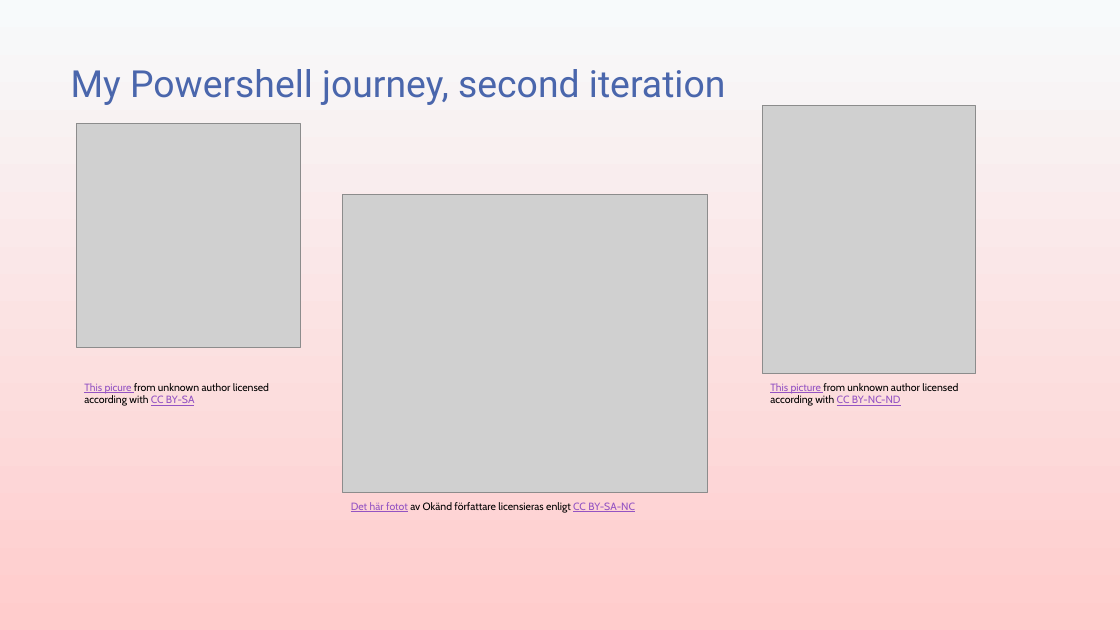
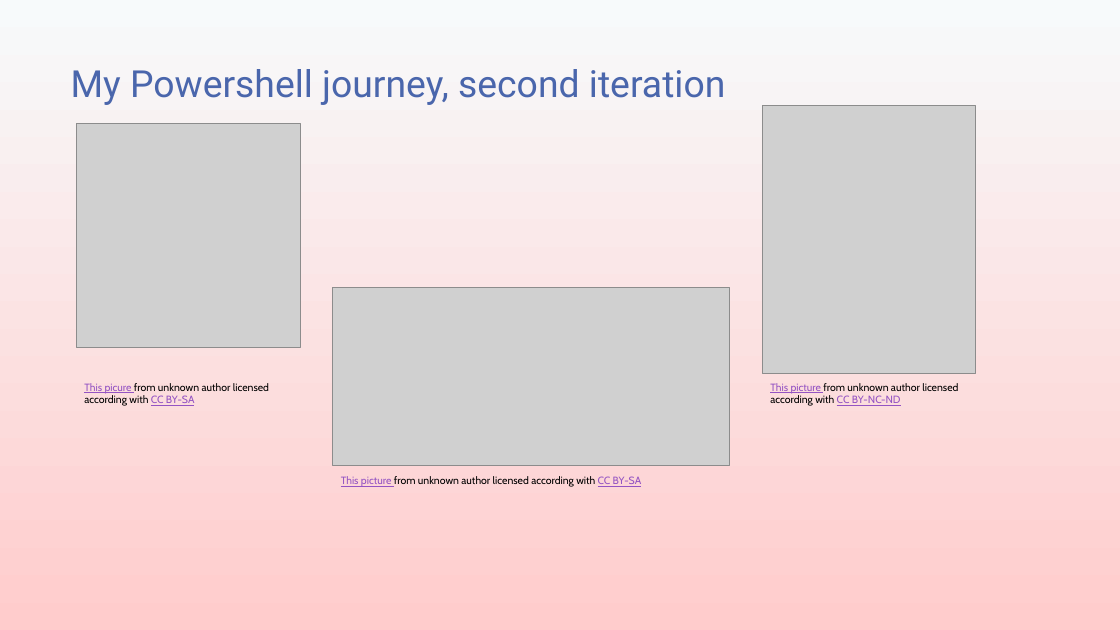
Before and after one commit to transmokopter/Presentations, a slide deck: slide 7 of ILoveDBATools/ILoveDBATools.pptx (slide 8 before the commit). Drawn at 1120x630 pixels with LibreOffice and Linux fonts; fonts in the diff are those of the drawing; grey boxes stand for pictures; background and template pictures are left out. Boxes give left, top, right and bottom in pixels: in the first picture for what was removed or moved away, otherwise in the second. Text is boxed around its words. In the diff, an @@ line names an element or a change of style, - is before the commit and + after.

Commit message:
Moved mixed up versions of slides

```diff
--- a/ILoveDBATools/ILoveDBATools.pptx
+++ b/ILoveDBATools/ILoveDBATools.pptx
@@ picture: place and size @@
-picture at box(343, 194, 708, 492)
+picture at box(333, 287, 730, 466)
@@ text added at box(341, 476, 642, 487), 9 pt, text #000000 @@
+This picture from unknown author licensed according with CC BY-SA
@@ text removed at box(351, 502, 635, 513) @@
-Det här fotot av Okänd författare licensieras enligt CC BY-SA-NC
```
Also in this commit, not shown: 7 other slides changed, 1 slide added, 3 slides removed, 2 other files.
